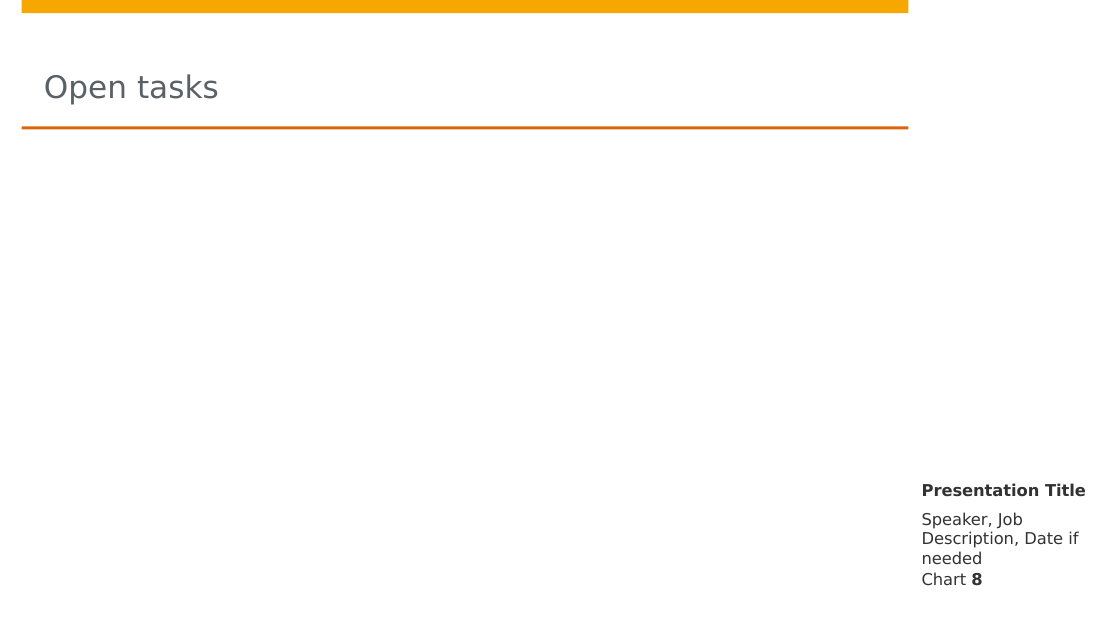
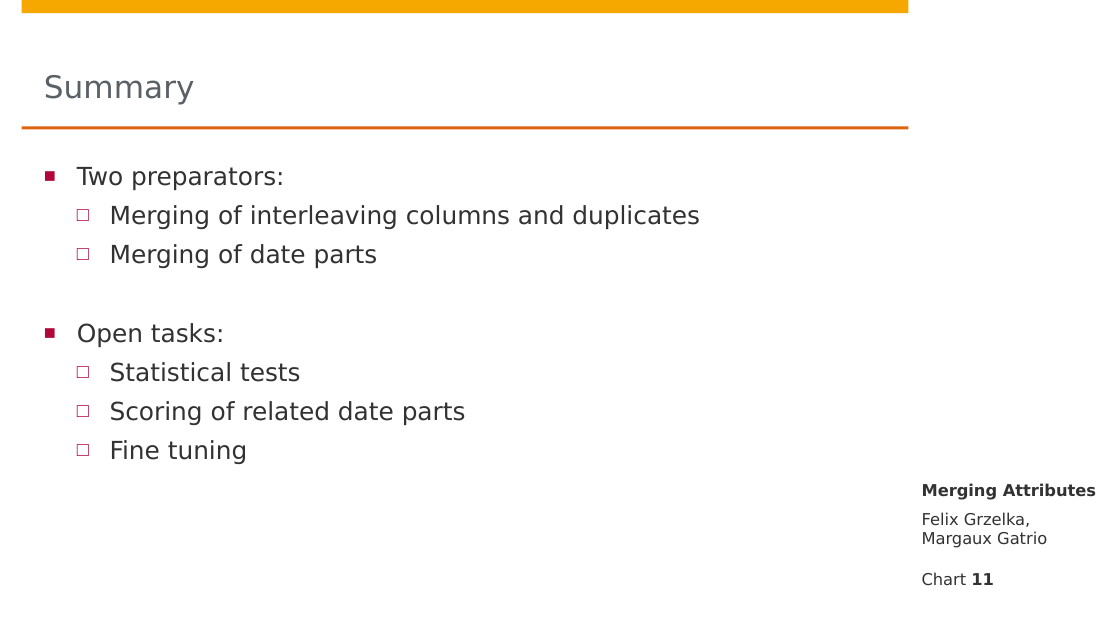
Before and after one commit to lanchiang/data-knoller, a slide deck: slide 11 of Grand_Präsi.pptx (slide 8 before the commit). Drawn at 1120x630 pixels with LibreOffice and Linux fonts; fonts in the diff are those of the drawing; background and template pictures are left out. Boxes give left, top, right and bottom in pixels: in the first picture for what was removed or moved away, otherwise in the second. Text is boxed around its words. In the diff, an @@ line names an element or a change of style, - is before the commit and + after.

```diff
--- a/Grand_Präsi.pptx
+++ b/Grand_Präsi.pptx
@@ title at <box>44,75,195,105</box>: text changed @@
-Open tasks
+Summary
@@ text added at <box>77,167,700,464</box>, 16 pt, text #323232 @@
+■ Two preparators:
+  □ Merging of interleaving columns and duplicates
+  □ Merging of date parts
+■ Open tasks:
+  □ Statistical tests
+  □ Scoring of related date parts
+  □ Fine tuning
@@ text at <box>922,483,1096,500</box>: text changed @@
-Presentation Title
+Merging Attributes
@@ text at <box>922,512,1047,548</box>: text changed @@
-Speaker, Job Description, Date if needed
+Felix Grzelka, Margaux Gatrio
@@ page number at <box>922,572,994,586</box>: text changed @@
-Chart 8
+Chart 11
```
Also in this commit, not shown: 4 other slides changed, 6 slides added, 4 slides removed.
